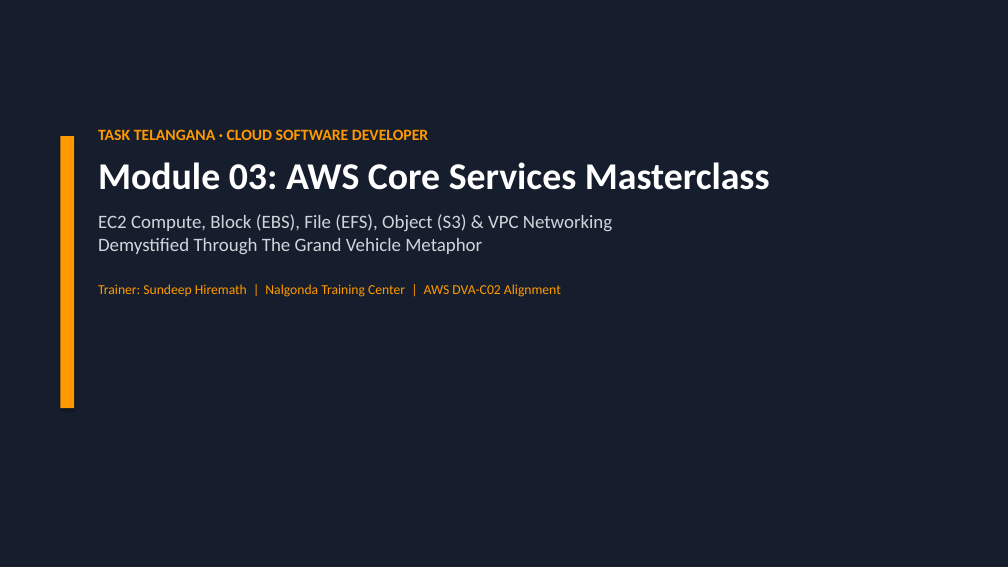
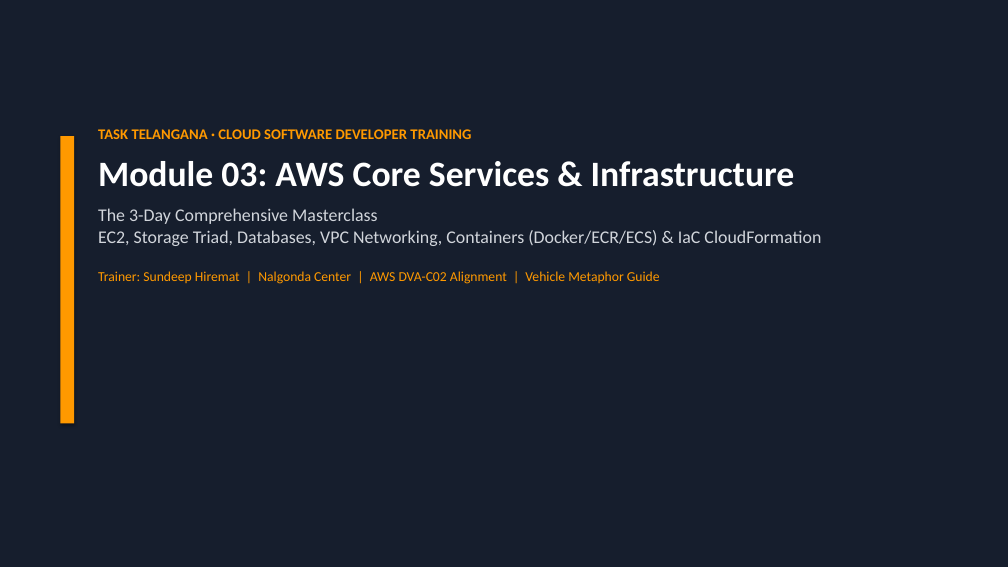
Before and after one commit to cloude-user/task, a slide deck: slide 1 of module_03_aws_core/presentation/Module_03_AWS_Core_Services_Masterclass.pptx. Drawn at 1008x567 pixels with LibreOffice and Linux fonts; fonts in the diff are those of the drawing. Boxes give left, top, right and bottom in pixels: in the first picture for what was removed or moved away, otherwise in the second. Text is boxed around its words. In the diff, an @@ line names an element or a change of style, - is before the commit and + after.

Commit message:
Feature/vpc networking (#3)
* docs(module03): add dedicated VPC networking & compute/storage/db master guides with analogies and diagrams

* docs(module03): expand EBS vs EFS block vs file deep dive, S3 7-tiers, HTTPS TLS handshake, and public vs private DNS

* feat(module03): infuse Tollywood cinema & Telangana kirana analogies, unify single versions, and update masterclass PPTX

* cloud-formation

---------

```diff
--- a/module_03_aws_core/presentation/Module_03_AWS_Core_Services_Masterclass.pptx
+++ b/module_03_aws_core/presentation/Module_03_AWS_Core_Services_Masterclass.pptx
@@ rectangle: place and size @@
-rectangle at [60,136,74,408]
+rectangle at [60,136,74,423]
@@ text at [98,129,821,284]: text changed; size 18 to 17 pt @@
-TASK TELANGANA · CLOUD SOFTWARE DEVELOPER
-Module 03: AWS Core Services Masterclass
-EC2 Compute, Block (EBS), File (EFS), Object (S3) & VPC Networking
-Demystified Through The Grand Vehicle Metaphor
-Trainer: Sundeep Hiremath | Nalgonda Training Center | AWS DVA-C02 Alignment
+TASK TELANGANA · CLOUD SOFTWARE DEVELOPER TRAINING
+Module 03: AWS Core Services & Infrastructure
+The 3-Day Comprehensive Masterclass
+EC2, Storage Triad, Databases, VPC Networking, Containers (Docker/ECR/ECS) & IaC CloudFormation
+Trainer: Sundeep Hiremat | Nalgonda Center | AWS DVA-C02 Alignment | Vehicle Metaphor Guide
```
Also in this commit, not shown: 15 other slides changed, 12 slides added, 4 slides removed, 25 other files.
